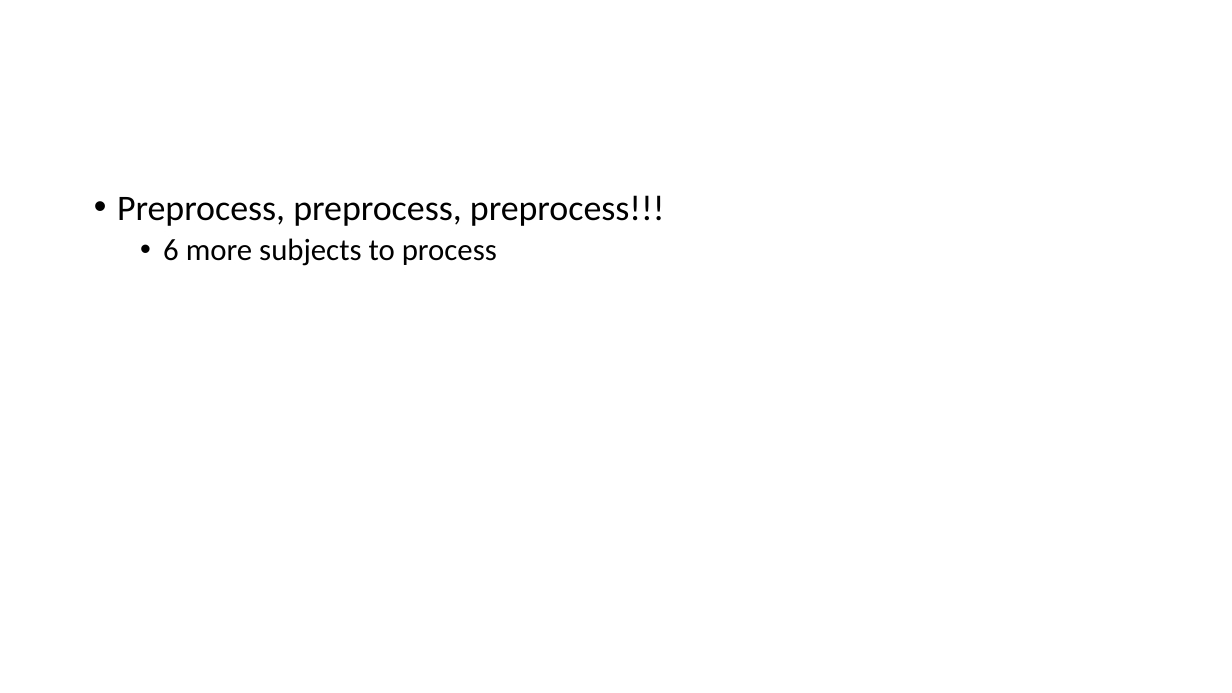
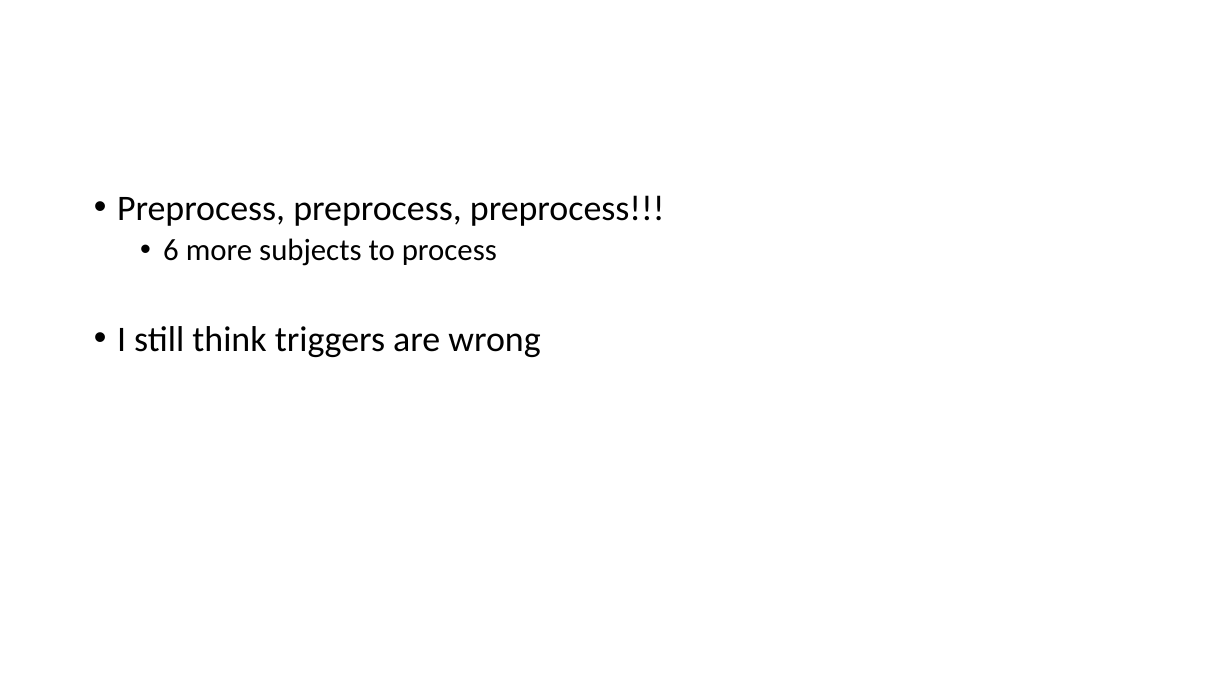
Before and after one commit to crepetti/fNIRSandGerbils, a slide deck: slide 5 of Casual Figures/fNIRSandGerbils Update 1-29.pptx. Drawn at 1232x693 pixels with LibreOffice and Linux fonts; fonts in the diff are those of the drawing. Boxes give left, top, right and bottom in pixels: in the first picture for what was removed or moved away, otherwise in the second. Text is boxed around its words. In the diff, an @@ line names an element or a change of style, - is before the commit and + after.

```diff
--- a/Casual Figures/fNIRSandGerbils Update 1-29.pptx
+++ b/Casual Figures/fNIRSandGerbils Update 1-29.pptx
@@ text at <box>117,326,540,357</box>: paragraph added @@
+• I still think triggers are wrong
```
Also in this commit, not shown: 2 other slides changed, 1 other file.
